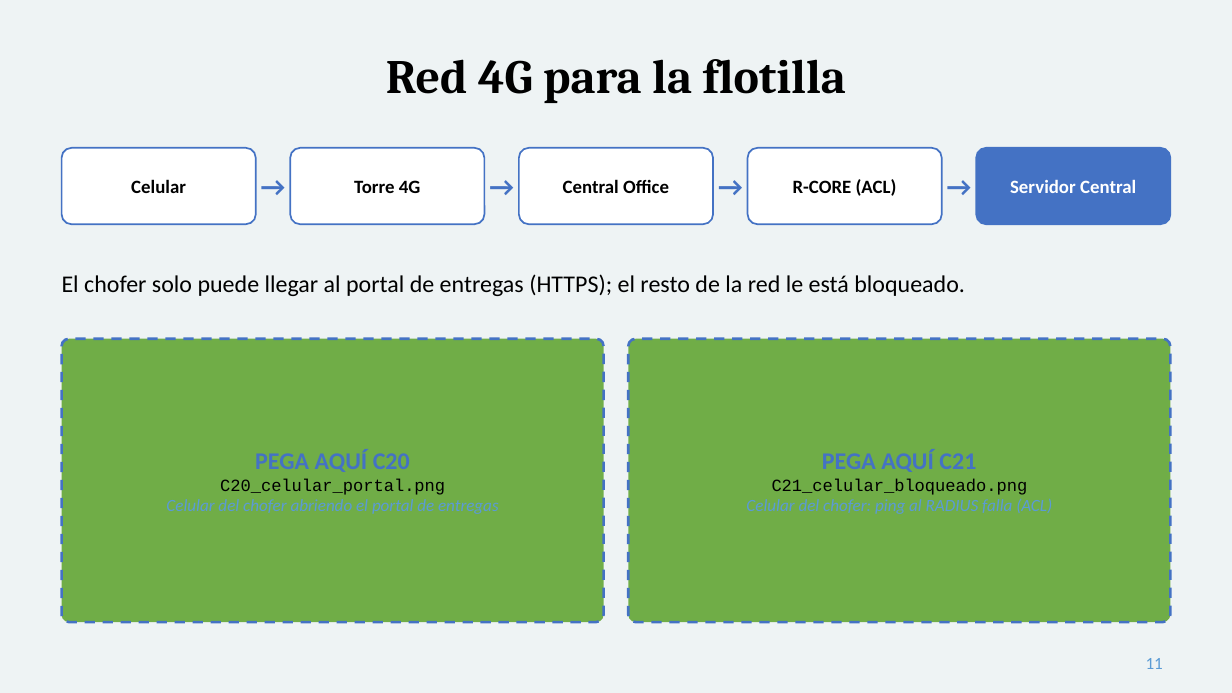
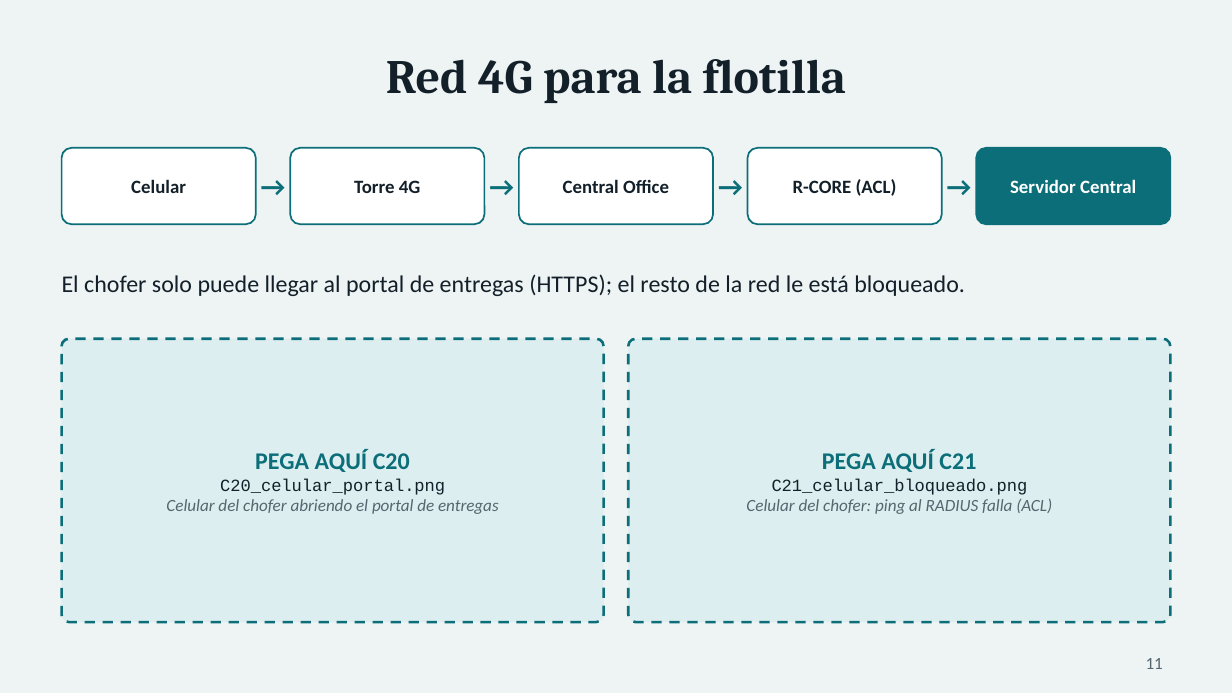
Before and after one commit to USX22/inalambricreds2, a slide deck: slide 11 of entregables/Presentacion_InnovaLogistics.pptx. Drawn at 1232x693 pixels with LibreOffice and Linux fonts; fonts in the diff are those of the drawing. Boxes give left, top, right and bottom in pixels: in the first picture for what was removed or moved away, otherwise in the second. Text is boxed around its words. In the diff, an @@ line names an element or a change of style, - is before the commit and + after.

```diff
--- a/entregables/Presentacion_InnovaLogistics.pptx
+++ b/entregables/Presentacion_InnovaLogistics.pptx
@@ outline #4472C4 1 pt to #0B6E78 1 pt in 4 elements at bbox=[62, 148, 256, 224], bbox=[291, 148, 485, 224], bbox=[519, 148, 713, 224], bbox=[748, 148, 942, 224] @@
@@ text colour #4472C4 to #0B6E78 in 4 elements at bbox=[256, 148, 291, 224], bbox=[484, 148, 519, 224], bbox=[713, 148, 748, 224], bbox=[941, 148, 976, 224] @@
@@ rounded rectangle at bbox=[976, 148, 1170, 224]: fill #4472C4 to #0B6E78; outline #4472C4 1 pt to #0B6E78 1 pt @@
@@ text colour #000000 to #132029 in 6 elements at bbox=[386, 59, 846, 103], bbox=[131, 179, 186, 193], bbox=[354, 180, 421, 193], bbox=[563, 179, 669, 193], bbox=[793, 179, 897, 196], bbox=[62, 274, 965, 296] @@
@@ rounded rectangle at bbox=[62, 339, 604, 622]: fill #70AD47 to #DCEEF0; outline #4472C4 1.5 pt dashed to #0B6E78 1.5 pt dashed @@
@@ text "PEGA AQUÍ C20" at bbox=[166, 449, 499, 514]: text colour #4472C4 to #0B6E78 in "PEGA AQUÍ C20"; text colour #000000 to #132029 in "C20_celular_portal.png"; text colour #5B9BD5 to #55666F in "Celular del chofer abriendo el portal de ..." @@
@@ rounded rectangle at bbox=[628, 339, 1170, 622]: fill #70AD47 to #DCEEF0; outline #4472C4 1.5 pt dashed to #0B6E78 1.5 pt dashed @@
@@ text "PEGA AQUÍ C21" at bbox=[746, 449, 1052, 514]: text colour #4472C4 to #0B6E78 in "PEGA AQUÍ C21"; text colour #000000 to #132029 in "C21_celular_bloqueado.png"; text colour #5B9BD5 to #55666F in "Celular del chofer: ping al RADIUS falla ..." @@
@@ page number at bbox=[1146, 658, 1163, 669]: text colour #5B9BD5 to #55666F @@
```
Also in this commit, not shown: 13 other slides changed.
